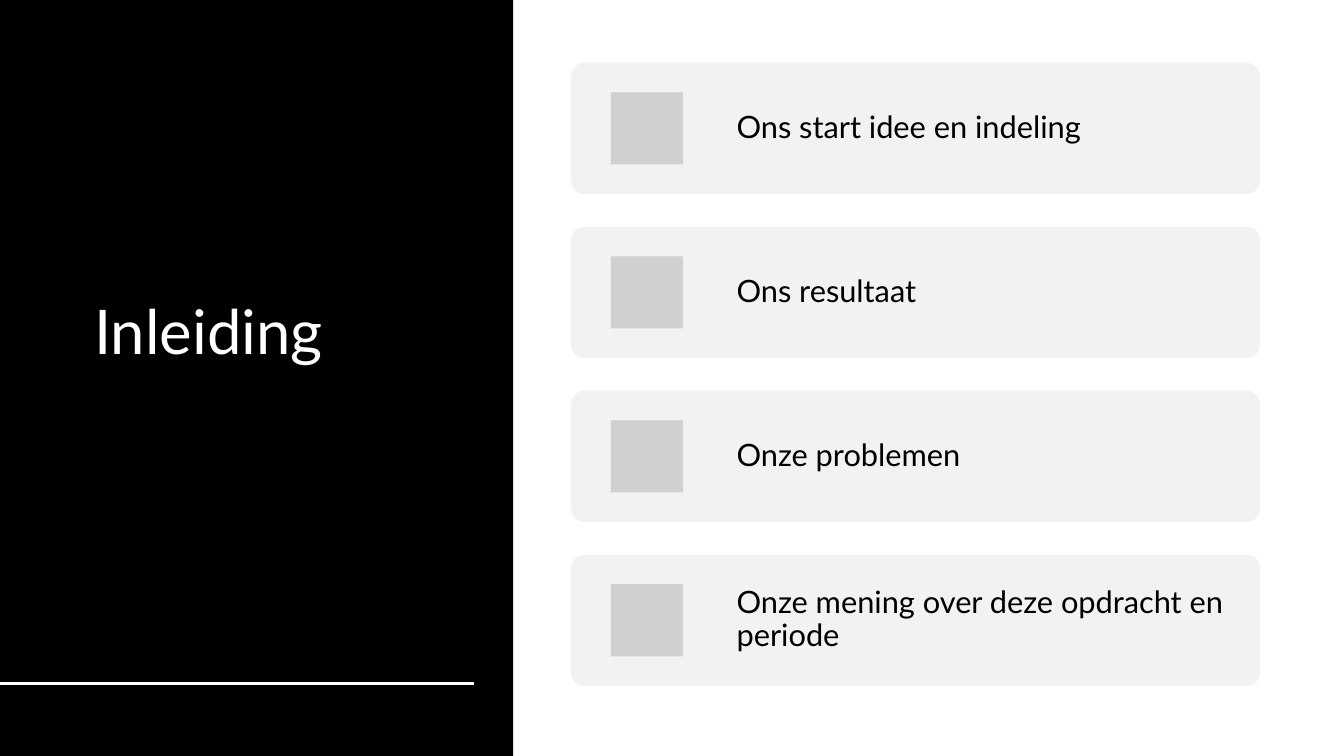
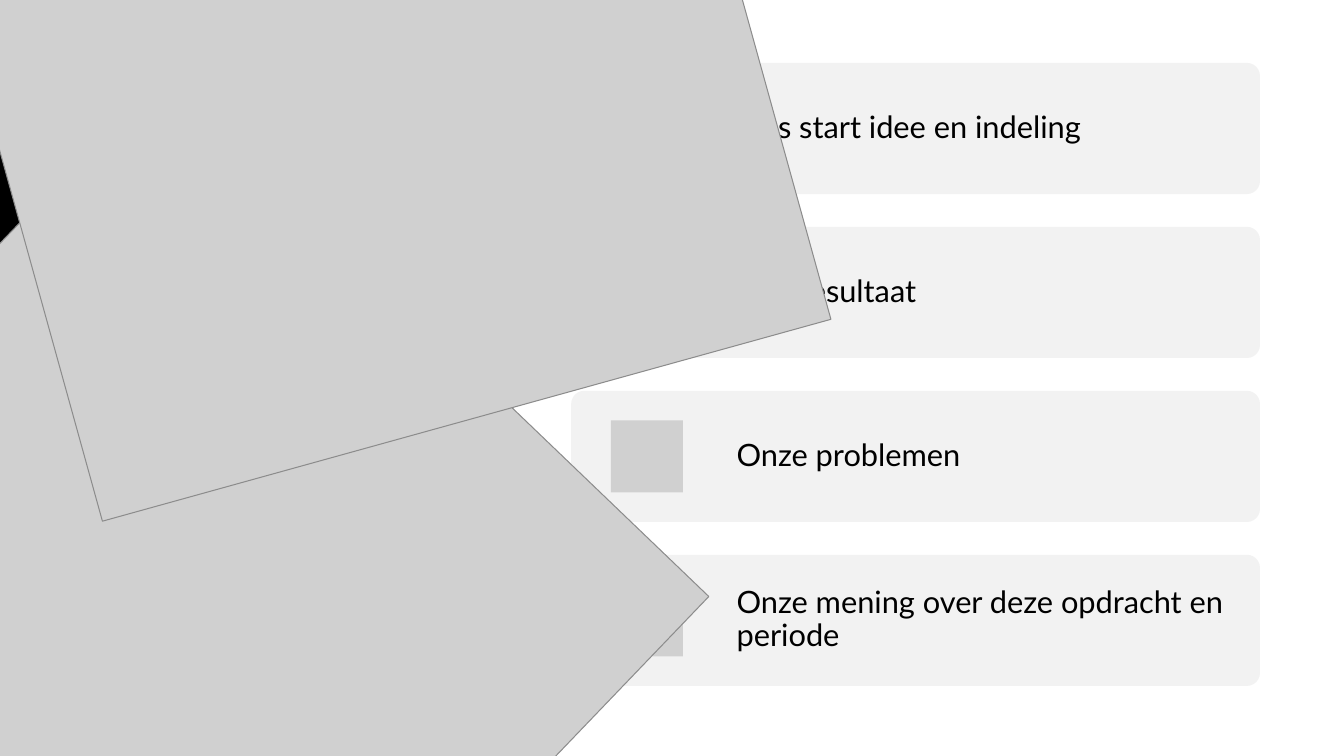
Before and after one commit to Kazuma-47/Arcade-Mechanics-BO, a slide deck: slide 2 of ideas/Arcade Game Presentatie.pptx. Drawn at 1344x756 pixels with LibreOffice and Linux fonts; fonts in the diff are those of the drawing; grey boxes stand for pictures. Boxes give left, top, right and bottom in pixels: in the first picture for what was removed or moved away, otherwise in the second. Text is boxed around its words. In the diff, an @@ line names an element or a change of style, - is before the commit and + after.

```diff
--- a/ideas/Arcade Game Presentatie.pptx
+++ b/ideas/Arcade Game Presentatie.pptx
@@ picture added at bbox=[0, 0, 831, 522] @@
@@ picture added at bbox=[0, 73, 709, 756] @@
@@ title removed at bbox=[94, 308, 323, 366] @@
-Inleiding
```
Also in this commit, not shown: 5 other slides changed, 1 slide added, 1 slide removed.
